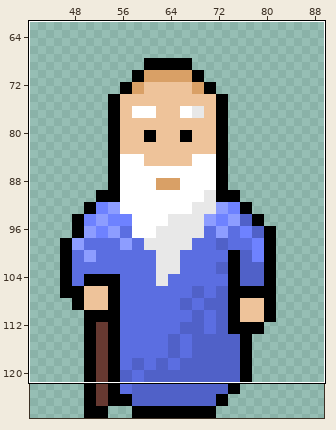
Edited in one commit: pixel-art file (static/assets/wise-man.aseprite). The first picture is a wide view before the edit; the outline marks the close-up.
Close-up. Before the commit:
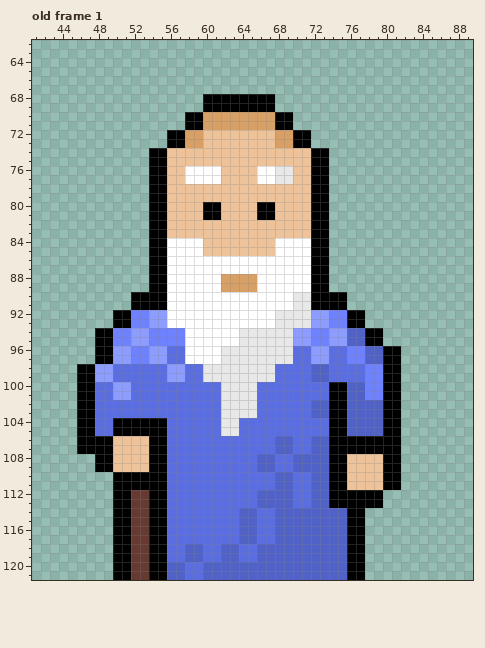
128x128 pixels, 1 frame. Shown: old frame 1: x 41..89, y 62..121. The wide view leaves out empty margins. The commit also changed other frames or places, which this record leaves out.
And afterwards:
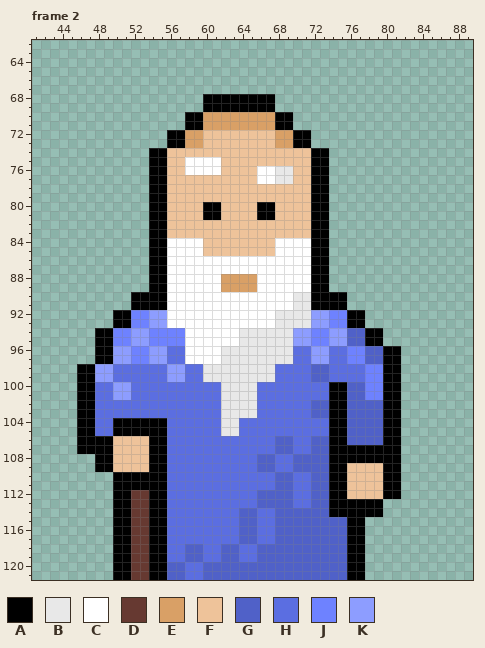
Palette (. is transparent): A #000000  B #e8e8e8  C #ffffff  D #663931  E #d9a066  F #eec39a  G #5061c8  H #5b6ee1  J #6e82ff  K #8d9dff
A new or re-ordered frame is compared with the old frame closest to it.
Changes in this commit:
frames 1 -> 3
Frame 2 is new; against old frame 1:
y 75: x 58..61 FFFF -> CCCC
y 77: x 58..61 CCCC -> FFFF
y 106: x 76..79 AAAA -> GGGG
y 108: x 76..79 FFFF -> AAAA
y 112: x 76..81 AAAA.. -> FFFFAA
y 114: x 74..75 GG -> AA; x 78..79 .. -> AA
Pixel boxes of the changes (left, top, right, bottom) in both close-ups:
changed: (185, 157, 221, 184)
changed: (329, 436, 401, 517)
